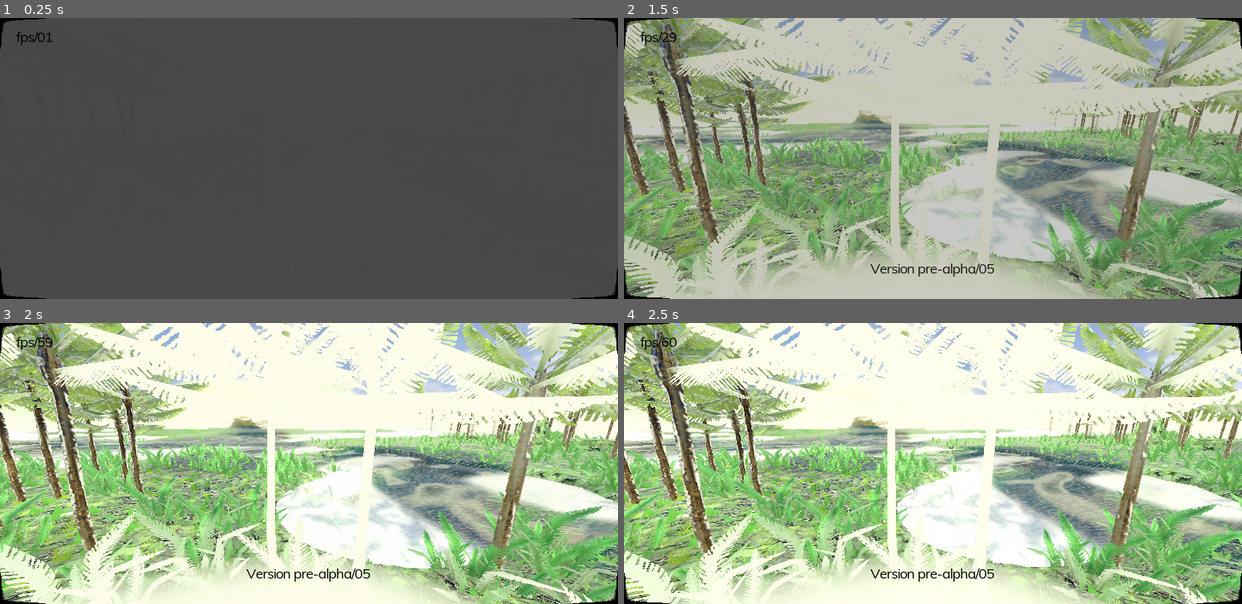
Above: before the commit, frames 1-4 (two rows, left to right).
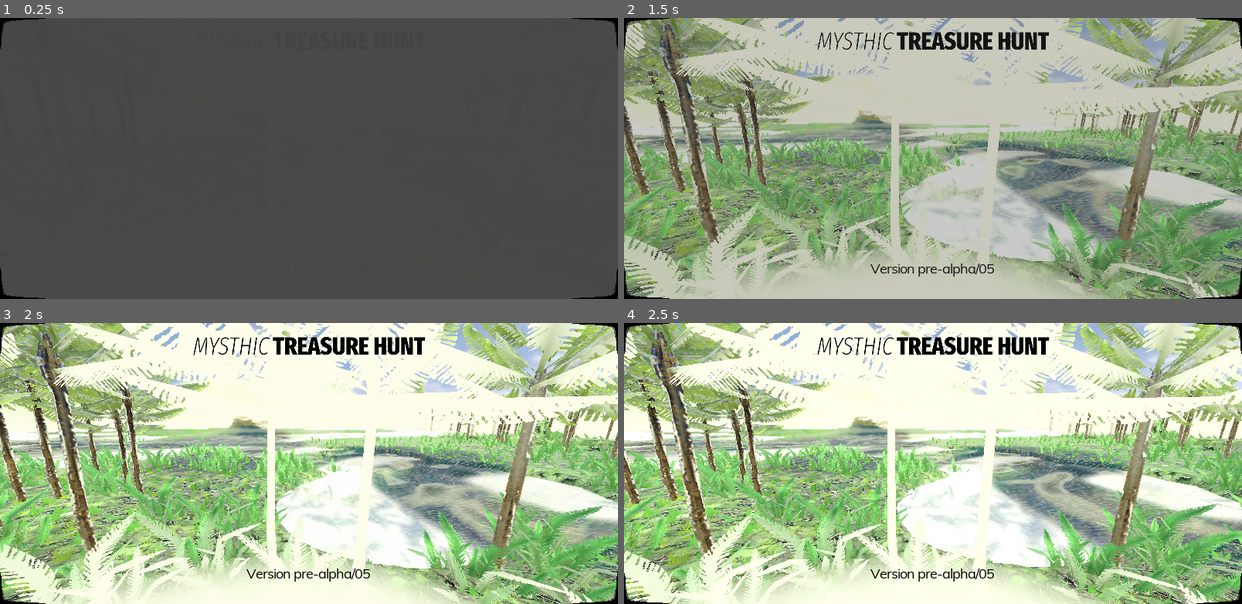
Above: after the commit, the same moments.

Repository: w84death/mystic-treasure-hunt
Game: Godot game, scene res://main.tscn
The game is run twice, just before and just after one commit, with the same random seed, the same clock (stepped at 60 frames per second) and the same inputs. Sound files missing from this copy of the repository are replaced by a short silence.
Inputs:
- Up to frame 1 (0.25 s): no input
- Up to frame 2 (1.5 s): hold Right (ui_right) 0.53-1.28 s; hold Down (ui_down) from 1.28 s (still down)
- Up to frame 3 (2 s): keep holding Down (ui_down)
- Up to frame 4 (2.5 s): release Down (ui_down) at 2.03 s; hold Right (ui_right) from 2.03 s (still down)

The runs differ from the first frame. In frame 1, less than 0.1% of the frame differs, in the area x 2-9%, y 4-10%; in frame 2, 1.3%; in frame 3, 1.3%; in frame 4, 1.3%, in the area x 2-69%, y 4-12%.

Commit message:
new logo

Diff:
--- a/main.tscn
+++ b/main.tscn
@@ -1,15 +1,16 @@
-[gd_scene load_steps=15 format=2]
+[gd_scene load_steps=16 format=2]
 
 [ext_resource path="res://system/system.tscn" type="PackedScene" id=1]
 [ext_resource path="res://game/scenes/palm_test.tscn" type="PackedScene" id=2]
 [ext_resource path="res://game/models/text_mystic.obj" type="ArrayMesh" id=3]
 [ext_resource path="res://game/materials/dirty_gold/bronze.material" type="Material" id=4]
 [ext_resource path="res://system/theme.tres" type="Theme" id=5]
-[ext_resource path="res://system/fonts/paragraph.tres" type="DynamicFont" id=6]
-[ext_resource path="res://system/corners.tscn" type="PackedScene" id=7]
-[ext_resource path="res://system/fps.gd" type="Script" id=8]
-[ext_resource path="res://system/code/camera_rig.gd" type="Script" id=9]
-[ext_resource path="res://game/maps/test/heigtmap.png" type="Texture" id=10]
+[ext_resource path="res://game/gui/mystic-treasure-hunt-logo.png" type="Texture" id=6]
+[ext_resource path="res://system/fonts/paragraph.tres" type="DynamicFont" id=7]
+[ext_resource path="res://system/corners.tscn" type="PackedScene" id=8]
+[ext_resource path="res://system/fps.gd" type="Script" id=9]
+[ext_resource path="res://system/code/camera_rig.gd" type="Script" id=10]
+[ext_resource path="res://game/maps/test/heigtmap.png" type="Texture" id=11]
 
 [sub_resource type="Animation" id=1]
 
@@ -169,7 +170,25 @@
 anims/intro = SubResource( 2 )
 blend_times = [  ]
 
-[node name="center" type="Control" parent="GUI"]
+[node name="top" type="Control" parent="GUI"]
+anchor_left = 0.5
+anchor_top = 0.0
+anchor_right = 0.5
+anchor_bottom = 0.0
+rect_pivot_offset = Vector2( 0, 0 )
+rect_clip_content = false
+mouse_filter = 0
+mouse_default_cursor_shape = 0
+size_flags_horizontal = 1
+size_flags_vertical = 1
+
+[node name="Sprite" type="Sprite" parent="GUI/top"]
+position = Vector2( 0, 30 )
+scale = Vector2( 0.25, 0.25 )
+texture = ExtResource( 6 )
+_sections_unfolded = [ "Transform" ]
+
+[node name="bottom" type="Control" parent="GUI"]
 anchor_left = 0.5
 anchor_top = 1.0
 anchor_right = 0.5
@@ -181,7 +200,7 @@
 size_flags_horizontal = 1
 size_flags_vertical = 1
 
-[node name="info" type="Label" parent="GUI/center"]
+[node name="info" type="Label" parent="GUI/bottom"]
 anchor_left = 0.5
 anchor_top = 0.5
 anchor_right = 0.5
@@ -246,9 +265,10 @@
 blend_times = [  ]
 _sections_unfolded = [ "Playback Options" ]
 
-[node name="corners" parent="GUI" instance=ExtResource( 7 )]
+[node name="corners" parent="GUI" instance=ExtResource( 8 )]
 
 [node name="fps" type="Label" parent="GUI"]
+visible = false
 anchor_left = 0.0
 anchor_top = 0.0
 anchor_right = 0.0
@@ -261,17 +281,18 @@
 mouse_default_cursor_shape = 0
 size_flags_horizontal = 1
 size_flags_vertical = 4
+text = "fps/060"
 align = 2
 valign = 2
 percent_visible = 1.0
 lines_skipped = 0
 max_lines_visible = -1
-script = ExtResource( 8 )
+script = ExtResource( 9 )
 _sections_unfolded = [ "Script" ]
 
 [node name="Position3D" type="Position3D" parent="."]
 transform = Transform( 1, 0, 0, 0, 1, 0, 0, 0, 1, 493.987, 36.47, 695.307 )
-script = ExtResource( 9 )
+script = ExtResource( 10 )
 _sections_unfolded = [ "Script", "Transform" ]
 rotate_speed = 1.0
 move_speed = 1.0
Binary file added: game/gui/mystic-treasure-hunt-logo.png
Not shown, added: game/gui/mystic-treasure-hunt-logo.png.import
Not shown: 2 places in main.tscn that only renumber resources
Not shown, added: web-stuff/panavision.png.import
Binary file changed: web-stuff/title_screen.png
